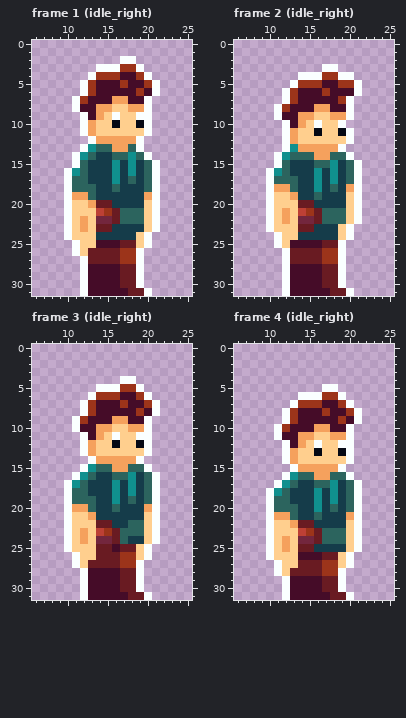
File history of a pixel-art file, assets/textures/characters/player/player.aseprite. The picture above is the old version.
32x32 pixels, 38 frames. Shown: frame 1 (idle_right): x 6..25, y 0..31; frame 2 (idle_right): x 6..25, y 0..31; frame 3 (idle_right): x 6..25, y 0..31; frame 4 (idle_right): x 6..25, y 0..31. The commit also changed other frames, which this record leaves out.
The same view after the edit:
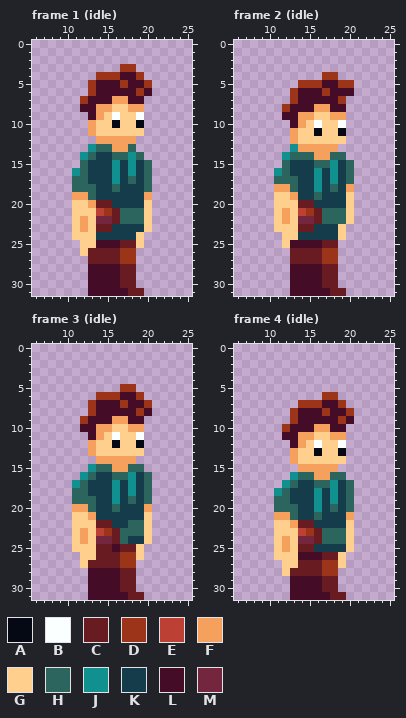
Palette (. is transparent): A #050914  B #faffff  C #691b22  D #9c341a  E #bd4035  F #f5a15d  G #ffcf8e  H #2c645e  J #10908e  K #153c4a  L #450c28  M #73263d
From old to new:
Frame 1 (idle):
Colour B is removed in row 2 at x 17 to 18; in row 3 at x 14 to 16 and 19; in row 4 at x 13 and 20; in rows 5 to 6 at x 12 and 21; in rows 7 to 8 at x 11 and 20; in rows 9 to 11 at x 12 and 20.
Colour B is removed in row 12 at x 13 and 19; in row 13 at x 12 and 19; in row 14 at x 11 and 20; in row 15 at x 11 and 21; in rows 16 to 23 at x 10 and 21; in row 24 at x 10 and 20.
Colour B is removed in row 25 at x 11 and 20; in row 26 at x 11 and 19; in rows 27 to 30 at x 12 and 19; in row 31 at x 12 and 20.
Frame 2 (idle):
Colour B is removed in row 3 at x 17 to 18; in row 4 at x 14 to 16 and 19 to 20; in row 5 at x 13 and 21; in row 6 at x 12 and 21; in row 7 at x 12 and 20; in rows 8 to 9 at x 11 and 20.
Colour B is removed in row 10 at x 12; in rows 11 to 12 at x 12 and 20; in row 13 at x 12 and 19; in row 14 at x 11 and 20; in row 15 at x 11 and 21; in rows 16 to 22 at x 10 and 21.
Colour B is removed in row 23 at x 10 and 20; in row 24 at x 11 and 20; in row 25 at x 11 and 19; in rows 26 to 30 at x 12 and 19; in row 31 at x 12 and 20.
Frame 3 (idle):
Colour B is removed in row 4 at x 17 to 18; in row 5 at x 14 to 16 and 19; in row 6 at x 13 and 20; in rows 7 to 8 at x 12 and 21; in rows 9 to 10 at x 11 and 20; in rows 11 to 13 at x 12 and 20.
Colour B is removed in row 14 at x 13 and 19; in row 15 at x 12 and 20; in row 16 at x 11 and 21; in rows 17 to 24 at x 10 and 21; in row 25 at x 10 and 20; in row 26 at x 11 and 20.
Colour B is removed in row 27 at x 11 and 19; in rows 28 to 30 at x 12 and 19; in row 31 at x 12 and 20.
Frame 4 (idle):
Colour B is removed in row 5 at x 17 to 18; in row 6 at x 14 to 16 and 19; in row 7 at x 13 and 20; in rows 8 to 9 at x 12 and 21; in rows 10 to 11 at x 11 and 20; in rows 12 to 14 at x 12 and 20.
Colour B is removed in row 15 at x 13 and 19; in row 16 at x 12 and 20; in row 17 at x 11 and 21; in rows 18 to 25 at x 10 and 21; in row 26 at x 10 and 20; in row 27 at x 11 and 20.
Colour B is removed in row 28 at x 11 and 19; in rows 29 to 30 at x 12 and 19; in row 31 at x 12 and 20.
Changed places in both pictures, as pixel boxes (x1, y1, x2, y2):
erased: (64, 56, 160, 296)
erased: (266, 64, 362, 296)
erased: (64, 376, 160, 600)
erased: (266, 384, 362, 600)
